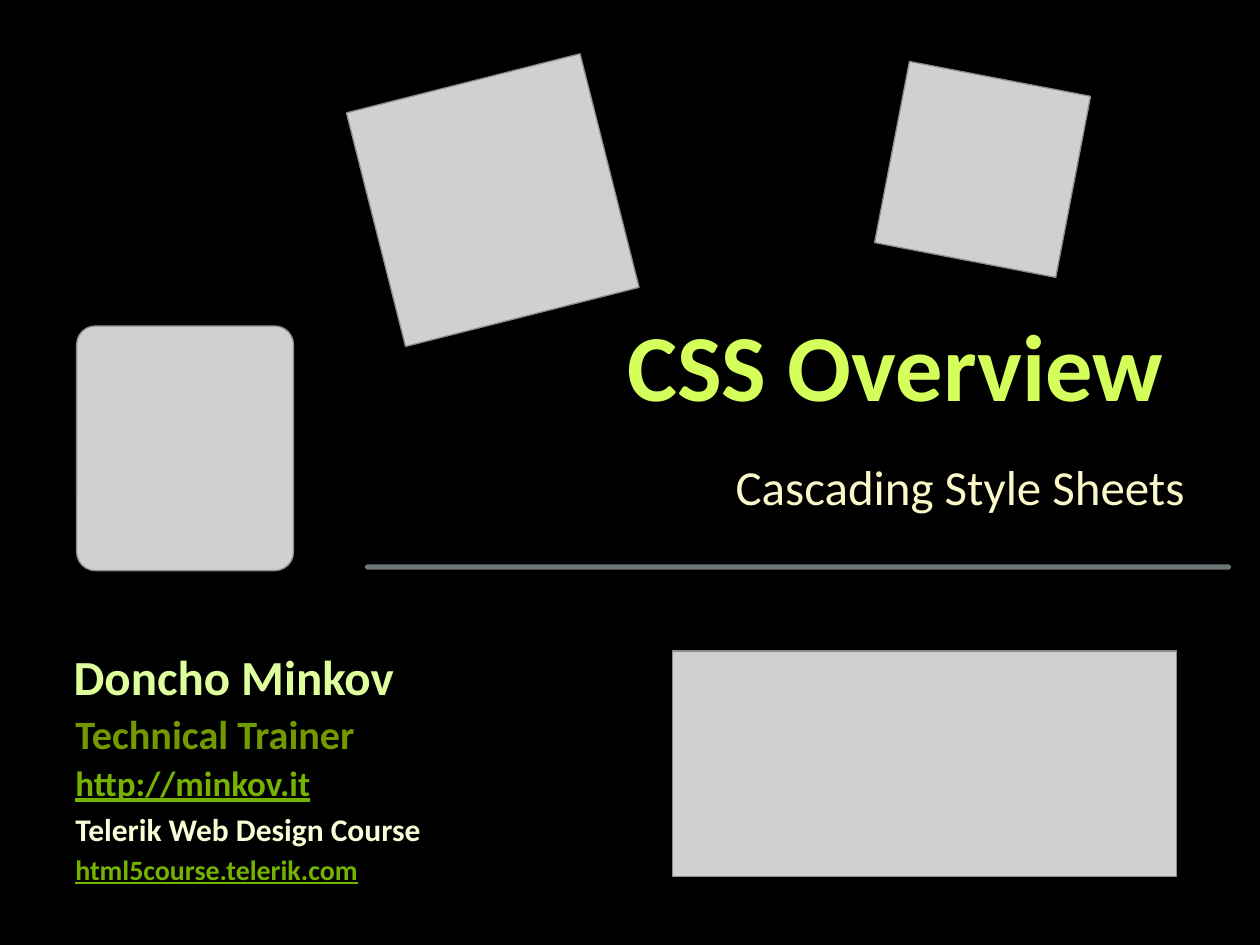
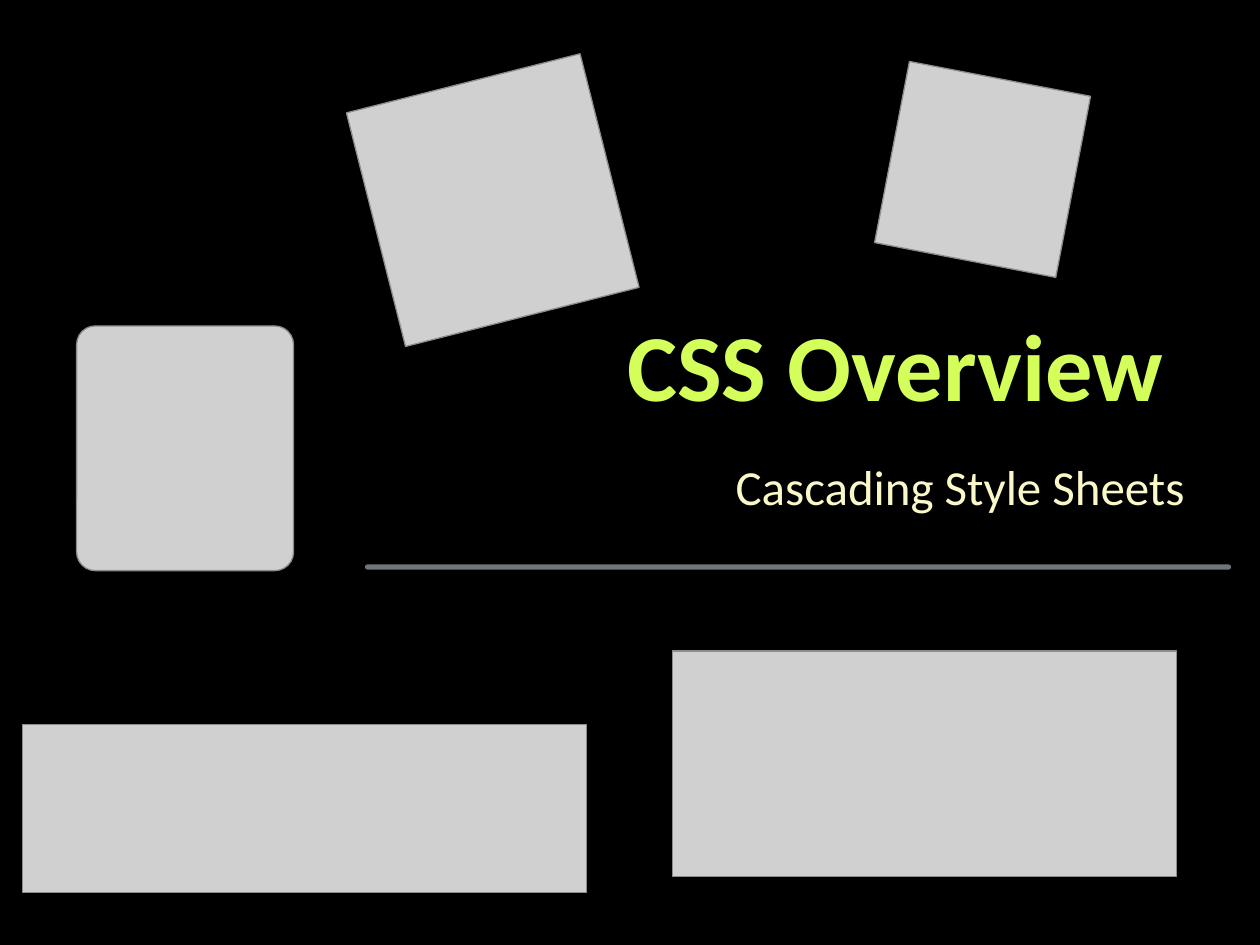
Before and after one commit to StefanSinapov/TelerikAcademy, a slide deck: slide 1 of 5. CSS/Lectures/1. CSS-Overview.pptx. Drawn at 1260x945 pixels with LibreOffice and Linux fonts; fonts in the diff are those of the drawing; grey boxes stand for pictures; background and template pictures are left out. Boxes give left, top, right and bottom in pixels: in the first picture for what was removed or moved away, otherwise in the second. Text is boxed around its words. In the diff, an @@ line names an element or a change of style, - is before the commit and + after.

```diff
--- a/5. CSS/Lectures/1. CSS-Overview.pptx
+++ b/5. CSS/Lectures/1. CSS-Overview.pptx
@@ text removed at box(74, 660, 394, 696) @@
-Doncho Minkov
@@ picture added at box(23, 724, 586, 892) @@
@@ text removed at box(75, 721, 354, 750) @@
-Technical Trainer
@@ text removed at box(75, 771, 310, 802) @@
-http://minkov.it
@@ text removed at box(75, 819, 421, 847) @@
-Telerik Web Design Course
@@ text removed at box(75, 860, 357, 884) @@
-html5course.telerik.com
```
Also in this commit, not shown: 1 other file.
